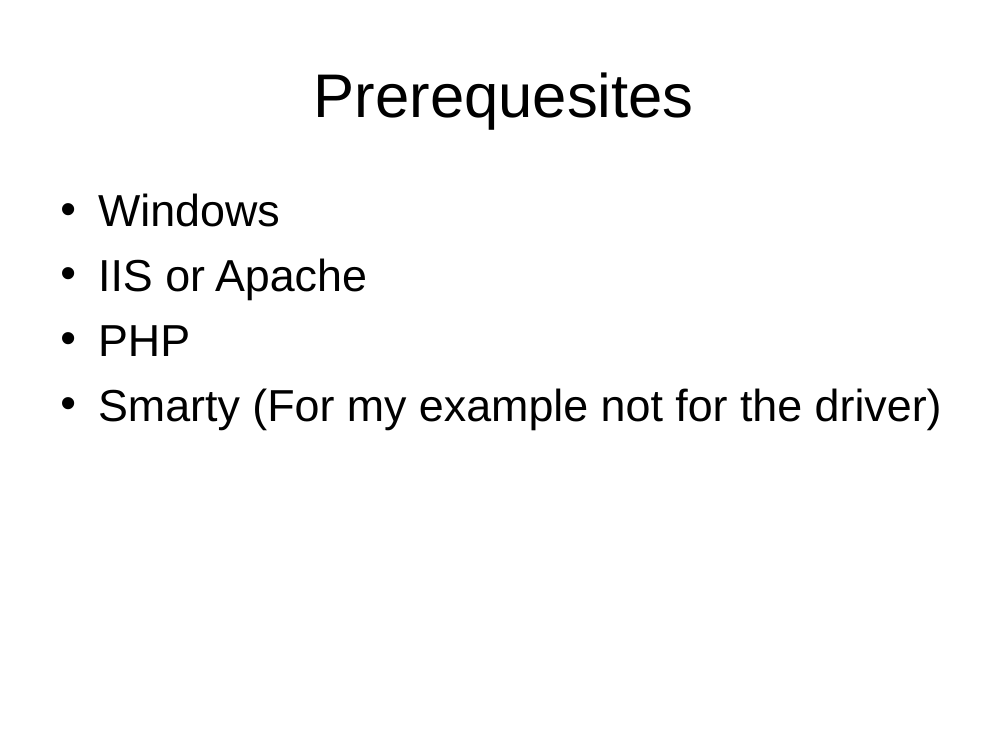
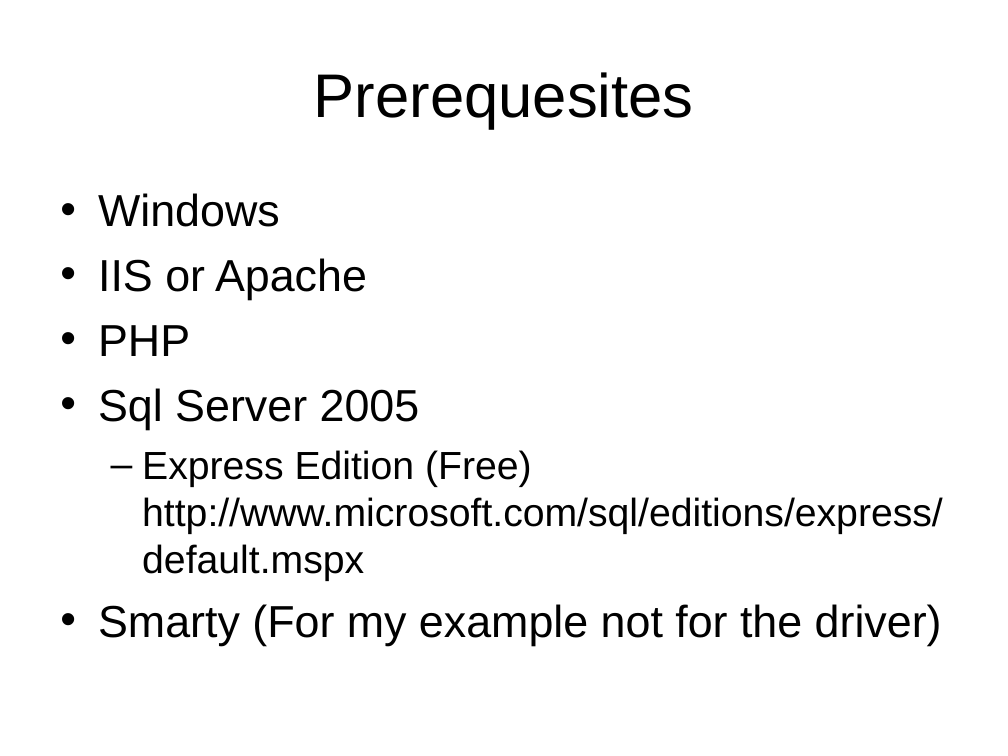
Before and after one commit to LIPHP/Employee-Contact-List, a slide deck: slide 7 of Docs/Using Microsoft SQL Server with PHP.ppt. Drawn at 1008x756 pixels with LibreOffice and Linux fonts; fonts in the diff are those of the drawing. Boxes give left, top, right and bottom in pixels: in the first picture for what was removed or moved away, otherwise in the second. Text is boxed around its words. In the diff, an @@ line names an element or a change of style, - is before the commit and + after.

```diff
--- a/Docs/Using Microsoft SQL Server with PHP.ppt
+++ b/Docs/Using Microsoft SQL Server with PHP.ppt
@@ text at box(98, 388, 943, 581): paragraphs added @@
+• Sql Server 2005
+  – Express Edition (Free)
+    http://www.microsoft.com/sql/editions/express/default.mspx
```
Also in this commit, not shown: 7 other slides changed, 8 slides added, 1 slide removed, 3 other files.
